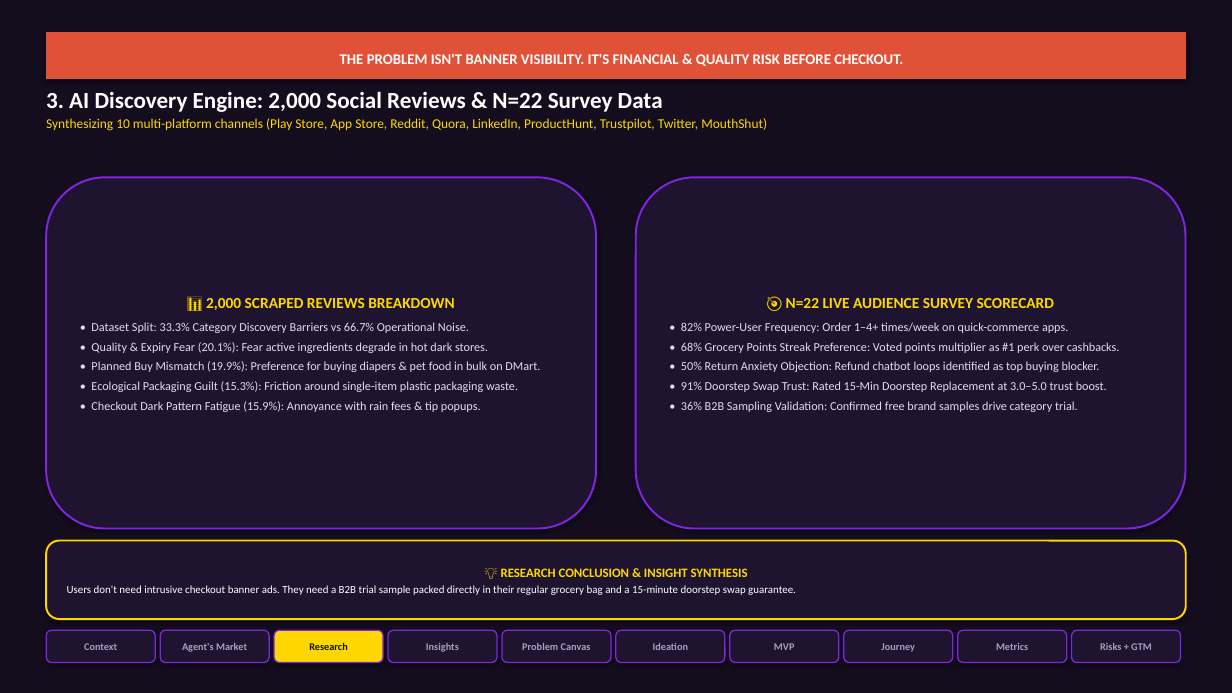
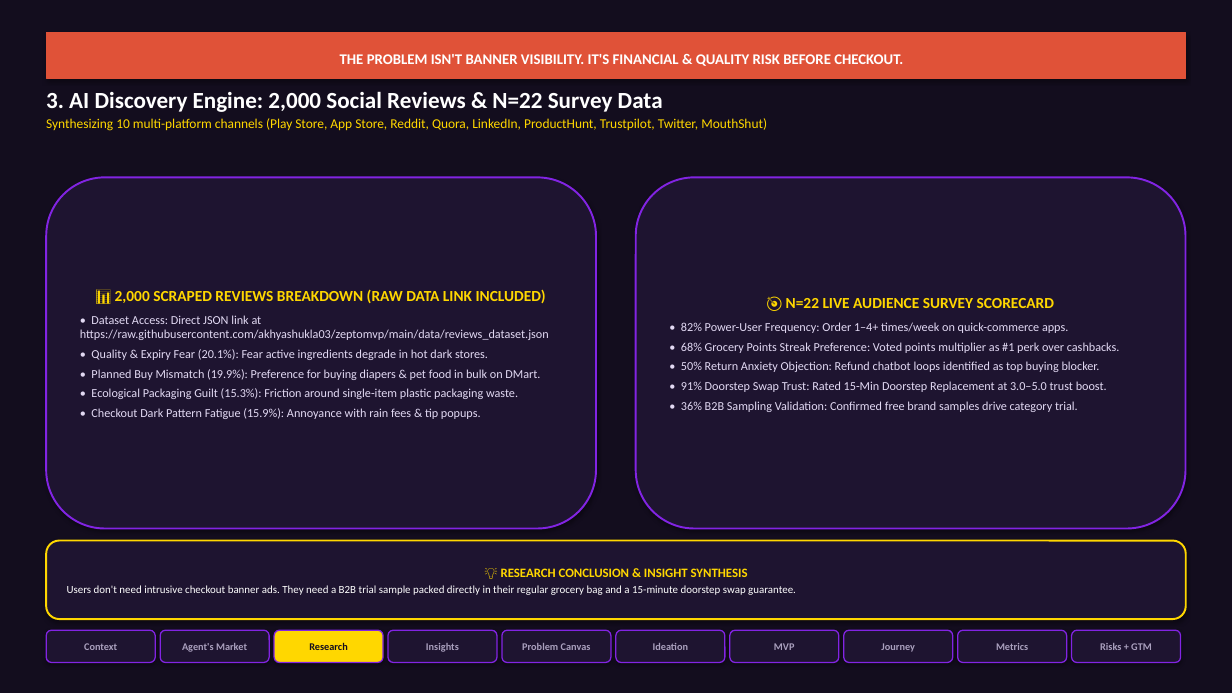
Before and after one commit to akhyashukla03/zeptomvp, a slide deck: slide 3 of Zepto_Growth_PM_Graduation_Project.pptx. Drawn at 1232x693 pixels with LibreOffice and Linux fonts; fonts in the diff are those of the drawing. Boxes give left, top, right and bottom in pixels: in the first picture for what was removed or moved away, otherwise in the second. Text is boxed around its words. In the diff, an @@ line names an element or a change of style, - is before the commit and + after.

Commit message:
Embed complete MVP feature breakdowns and direct reviewer data access URLs into PPT and PDF

```diff
--- a/Zepto_Growth_PM_Graduation_Project.pptx
+++ b/Zepto_Growth_PM_Graduation_Project.pptx
@@ text in rounded rectangle at (80,289,549,340): text changed @@
-📊 2,000 SCRAPED REVIEWS BREAKDOWN
-• Dataset Split: 33.3% Category Discovery Barriers vs 66.7% Operational Noise.
+📊 2,000 SCRAPED REVIEWS BREAKDOWN (RAW DATA LINK INCLUDED)
+• Dataset Access: Direct JSON link at https://raw.githubusercontent.com/akhyashukla03/zeptomvp/main/data/reviews_dataset.json
```
Also in this commit, not shown: 3 other slides changed, 3 other files.
